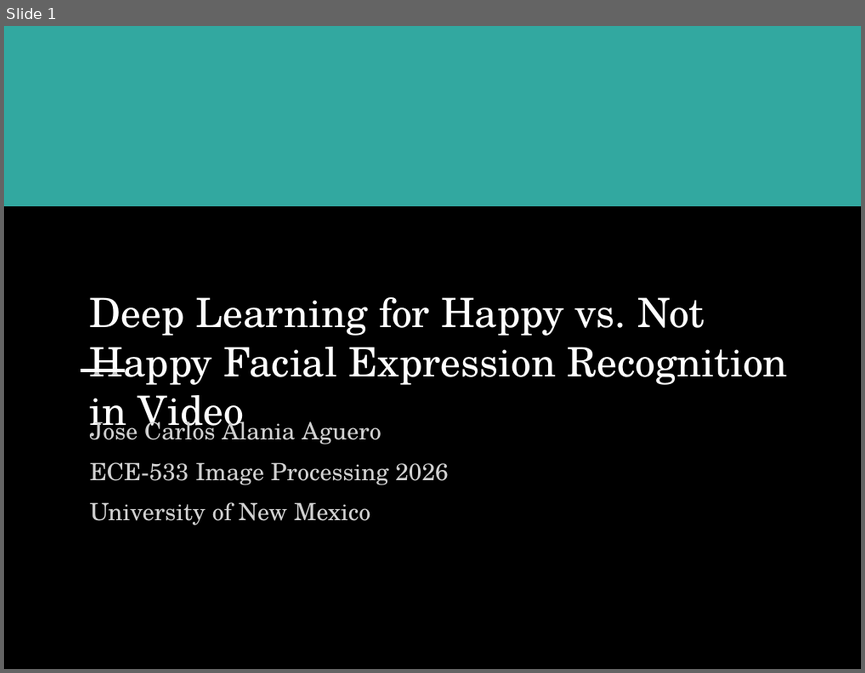
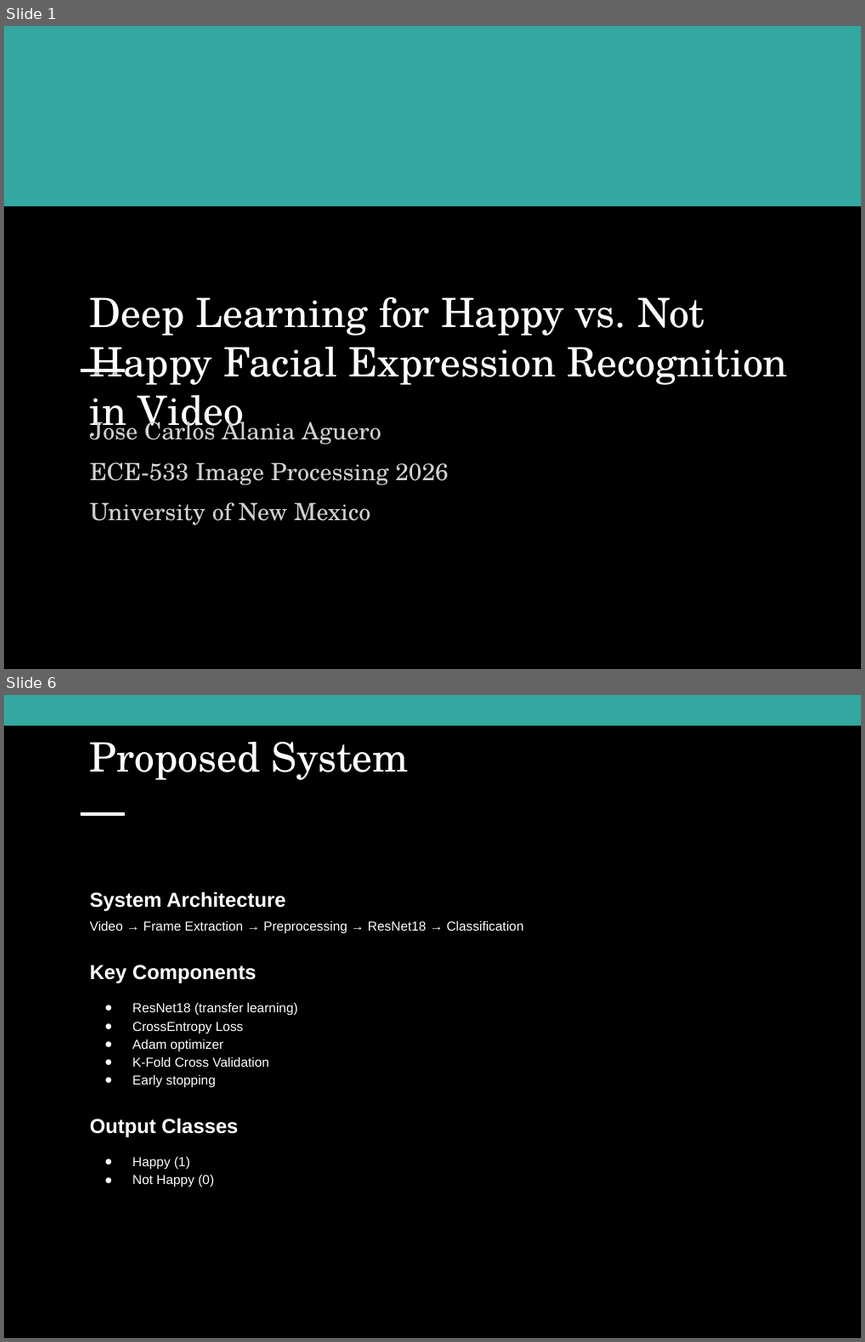
Before and after one commit to pepealania/image-processing-project-tutorial-deep-learning-happy-not-happy-classification, a slide deck: scientific_emotion_recognition_design.pptx. Shown one above the other, each under a label of ours: slide 1 before the commit, slides 1 and 6 after it; the slides between them are not shown. The pictures are 865x673 and 865x1342 pixels, drawn with LibreOffice and Linux fonts; fonts in the diff are those of the drawing. Boxes give left, top, right and bottom in pixels: in the first picture for what was removed or moved away, otherwise in the second. Text is boxed around its words. In the diff, an @@ line names an element or a change of style, - is before the commit and + after.

```diff
--- a/scientific_emotion_recognition_design.pptx
+++ b/scientific_emotion_recognition_design.pptx
@@ slide 6 added at bbox=[4, 695, 861, 1338], background #000000 @@
@@ rectangle added at bbox=[4, 695, 861, 725], fill #32A8A0, outline #32A8A0 0.75 pt @@
@@ text added at bbox=[90, 742, 409, 780], 34 pt, text #FFFFFF @@
+Proposed System
@@ rectangle added at bbox=[81, 812, 124, 815], fill #FFFFFF, outline #FFFFFF 0.75 pt @@
@@ text added at bbox=[90, 891, 524, 1187], 11 pt, text #FFFFFF @@
+System Architecture
+Video → Frame Extraction → Preprocessing → ResNet18 → Classification
+Key Components
+● ResNet18 (transfer learning)
+● CrossEntropy Loss
+● Adam optimizer
+● K-Fold Cross Validation
+● Early stopping
+Output Classes
+● Happy (1)
+● Not Happy (0)
```
Also in this commit, not shown: 1 slide changed, 13 other slides added, 8 slides removed.
